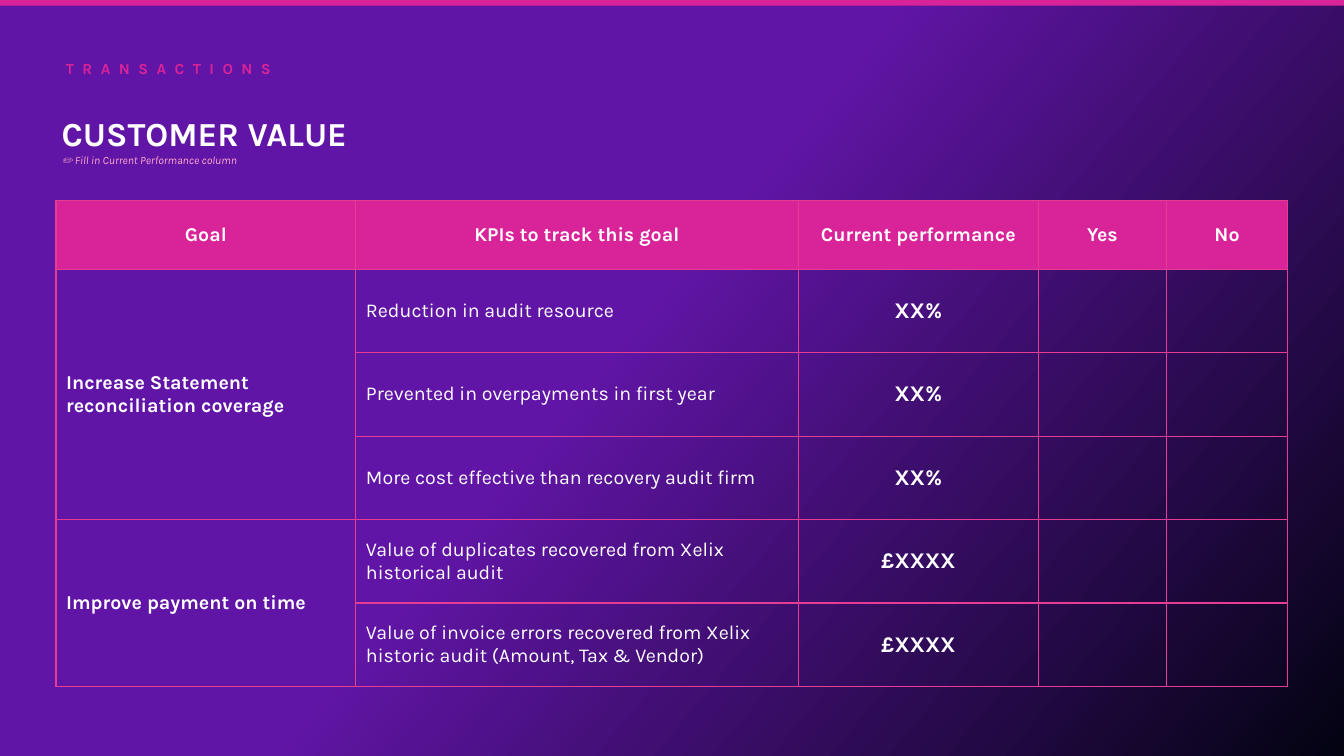
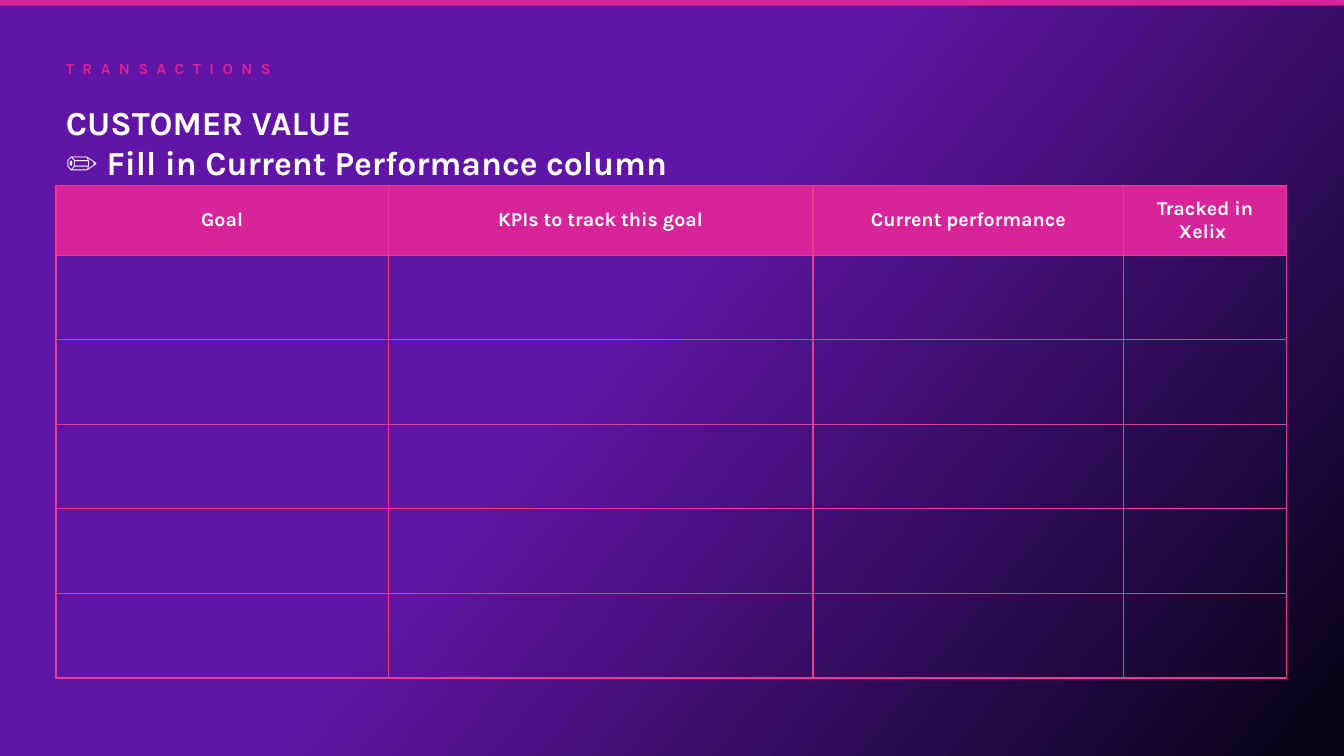
Before and after one commit to oresanniowo-beep/EBR-Gen-v2, a slide deck: slide 10 of EBR_Template.pptx (slide 13 before the commit). Drawn at 1344x756 pixels with LibreOffice and Linux fonts; fonts in the diff are those of the drawing; background and template pictures are left out. Boxes give left, top, right and bottom in pixels: in the first picture for what was removed or moved away, otherwise in the second. Text is boxed around its words. In the diff, an @@ line names an element or a change of style, - is before the commit and + after.

```diff
--- a/EBR_Template.pptx
+++ b/EBR_Template.pptx
@@ text at (66,112,667,176): text changed; size 8 to 24 pt; text colour #FFAACC to #FFFFFF; bold on; italic off @@
-CUSTOMER VALUE
-✏ Fill in Current Performance column
+CUSTOMER VALUE
+✏ Fill in Current Performance column
@@ table at (56,186,1287,679) @@
-column 1: Goal | Increase Statement reconciliation coverage |  |  | Improve payment on time | 
-column 2: KPIs to track this goal | Reduction in audit resource | Prevented in overpayments in first year | More cost effective than recovery audit firm | Value of duplicates recovered from Xelix historical audit | Value of invoice errors recovered from Xelix historic audit (Amount, Tax & Vendor)
-column 3: Current performance | XX% | XX% | XX% | £XXXX | £XXXX
-column 4: Yes |  |  |  |  | 
-column 5: No |  |  |  |  | 
+column 1: Goal |  |  |  |  | 
+column 2: KPIs to track this goal |  |  |  |  | 
+column 3: Current performance |  |  |  |  | 
+column 4: Tracked in Xelix |  |  |  |  | 
@@ table: place and size @@
-table at (56,201,1291,687)
+table at (56,186,1287,679)
```
Also in this commit, not shown: 28 other slides changed, 10 slides added, 10 slides removed.
